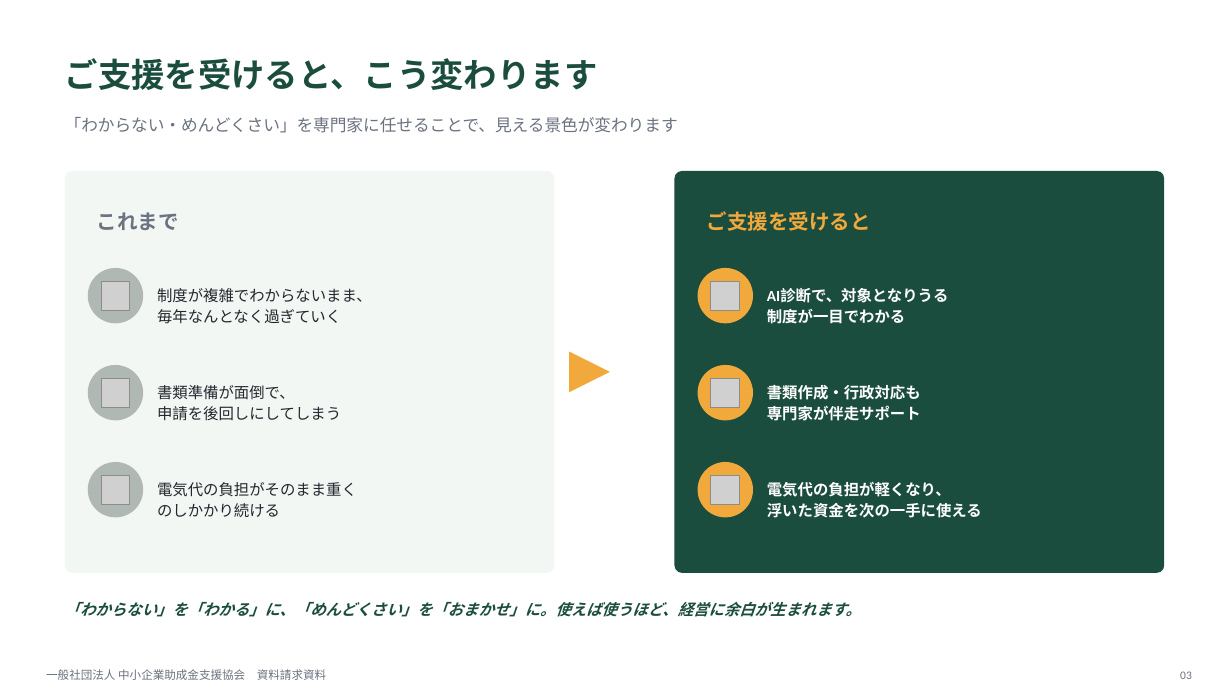
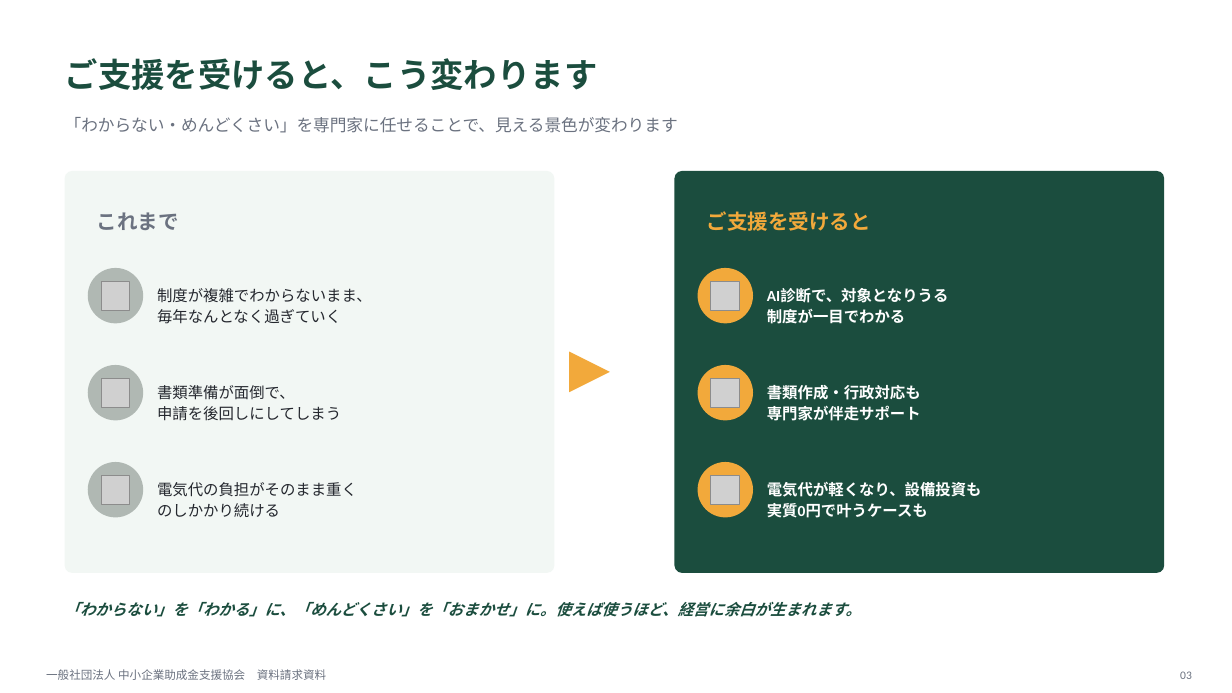
Before and after one commit to shuichik331/DM-, a slide deck: slide 3 of docs/資料/中小企業助成金支援協会_資料請求資料.pptx. Drawn at 1232x693 pixels with LibreOffice and Linux fonts; fonts in the diff are those of the drawing; grey boxes stand for pictures. Boxes give left, top, right and bottom in pixels: in the first picture for what was removed or moved away, otherwise in the second. Text is boxed around its words. In the diff, an @@ line names an element or a change of style, - is before the commit and + after.

```diff
--- a/docs/資料/中小企業助成金支援協会_資料請求資料.pptx
+++ b/docs/資料/中小企業助成金支援協会_資料請求資料.pptx
@@ text at [767,482,982,518]: text changed @@
-電気代の負担が軽くなり、
-浮いた資金を次の一手に使える
+電気代が軽くなり、設備投資も
+実質0円で叶うケースも
```
Also in this commit, not shown: 2 other slides changed.
